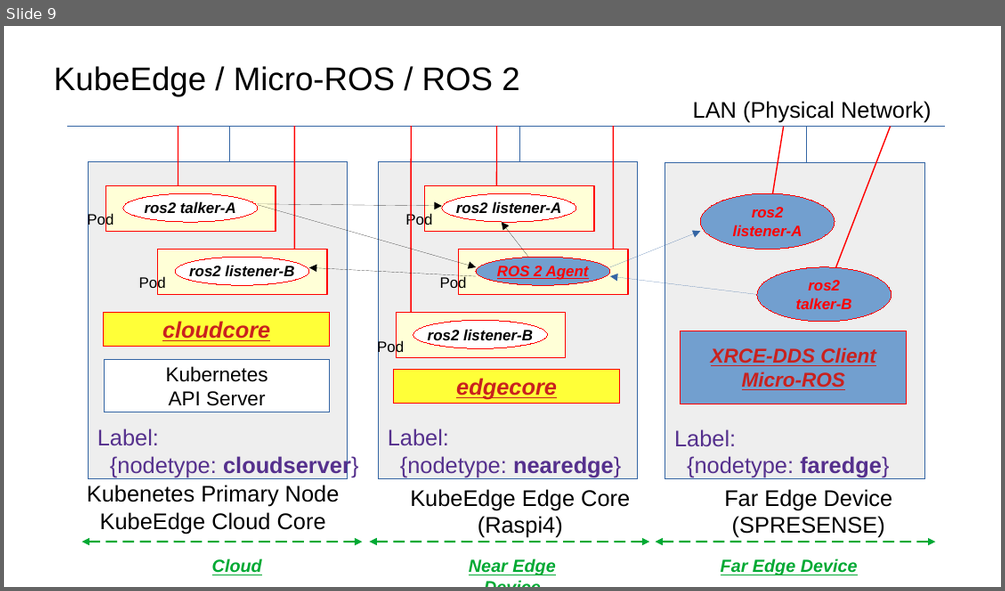
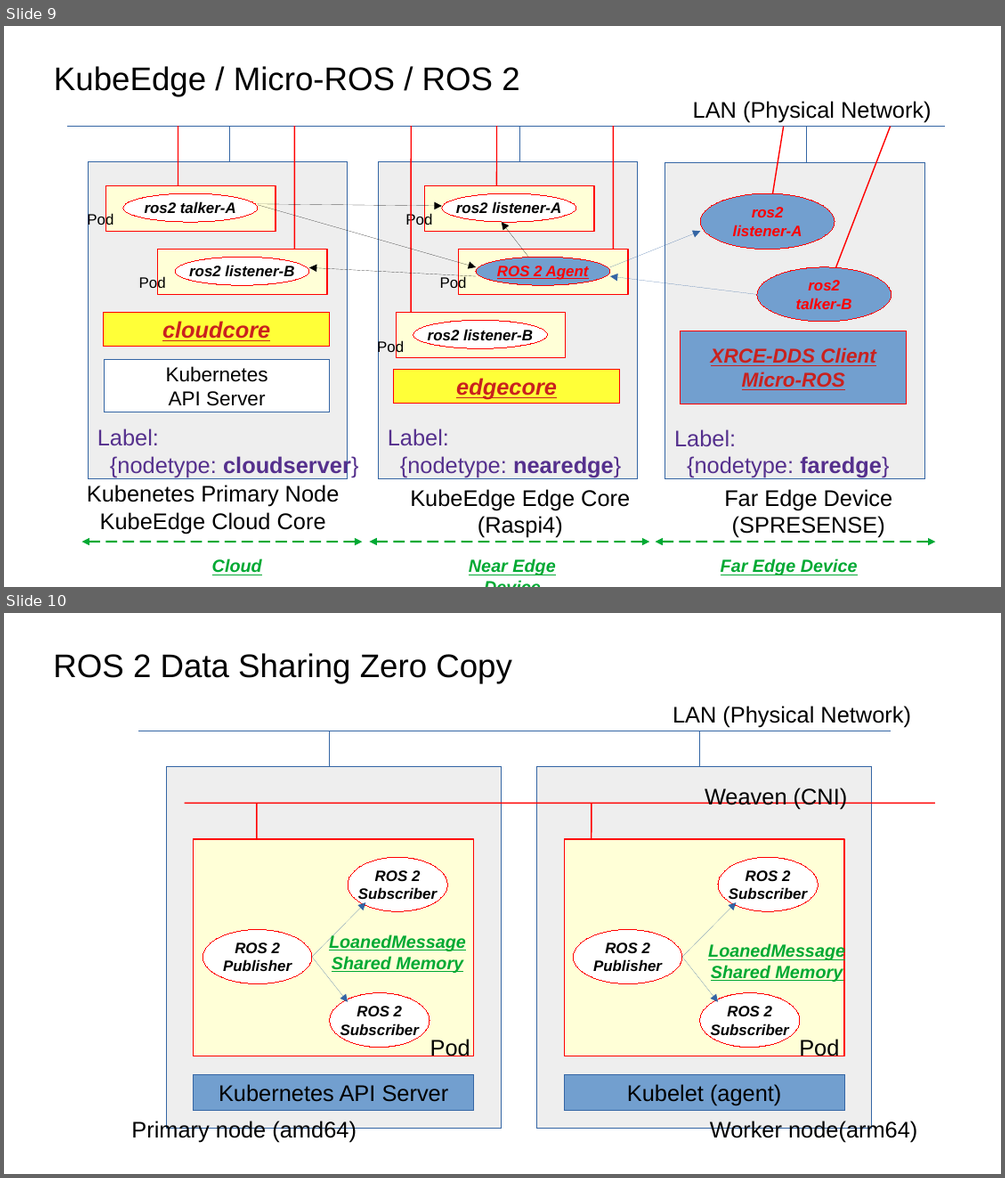
Before and after one commit to fujitatomoya/ros_k8s, a slide deck: images/system_overview.odp. Shown one above the other, each under a label of ours: slide 9 before the commit, slides 9 and 10 after it. The pictures are 1005x591 and 1005x1178 pixels, drawn with LibreOffice and Linux fonts; fonts in the diff are those of the drawing. Boxes give left, top, right and bottom in pixels: in the first picture for what was removed or moved away, otherwise in the second. Text is boxed around its words. In the diff, an @@ line names an element or a change of style, - is before the commit and + after.

Commit message:
add zero copy data sharing tutorial within the pod. (#33)

```diff
--- a/images/system_overview.odp
+++ b/images/system_overview.odp
@@ slide 10 added at bbox=[4, 613, 1001, 1174], background #FFFFFF @@
@@ title added at bbox=[53, 653, 512, 684], 26 pt, text #000000 @@
+ROS 2 Data Sharing Zero Copy
@@ text added at bbox=[672, 706, 911, 728], 18 pt, text #000000 @@
+LAN (Physical Network)
@@ line added from (138, 730) to (890, 730), #3465A4 0 pt @@
@@ line added from (329, 767) to (329, 730), #3465A4 0 pt @@
@@ line added from (700, 767) to (700, 730), #3465A4 0 pt @@
@@ rectangle added at bbox=[166, 767, 501, 1128], fill #EEEEEE, outline #3465A4 0 pt @@
@@ rectangle added at bbox=[537, 767, 872, 1128], fill #EEEEEE, outline #3465A4 0 pt @@
@@ text added at bbox=[704, 787, 848, 810], 18 pt, text #000000 @@
+Weaven (CNI)
@@ line added from (184, 803) to (935, 803), #FF0000 0.99 pt @@
@@ line added from (257, 839) to (257, 803), #FF0000 0.99 pt @@
@@ line added from (591, 839) to (591, 803), #FF0000 0.99 pt @@
@@ rectangle added at bbox=[193, 839, 473, 1056], fill #FFFFD7, outline #FF0000 0.99 pt @@
@@ rectangle added at bbox=[564, 839, 844, 1056], fill #FFFFD7, outline #FF0000 0.99 pt @@
@@ ellipse added at bbox=[348, 857, 448, 911], fill #FFFFFF, outline #FF0000 0 pt, 12 pt, text #000000, bold, italic @@
+ROS 2
+Subscriber
@@ ellipse added at bbox=[718, 857, 818, 911], fill #FFFFFF, outline #FF0000 0 pt, 12 pt, text #000000, bold, italic @@
+ROS 2
+Subscriber
@@ arrow added from (313, 957) to (366, 902), #3465A4 0 pt @@
@@ arrow added from (682, 957) to (736, 902), #3465A4 0 pt @@
@@ ellipse added at bbox=[203, 930, 313, 984], fill #FFFFFF, outline #FF0000 0 pt, 12 pt, text #000000, bold, italic @@
+ROS 2
+Publisher
@@ ellipse added at bbox=[573, 930, 682, 984], fill #FFFFFF, outline #FF0000 0 pt, 12 pt, text #000000, bold, italic @@
+ROS 2
+Publisher
@@ arrow added from (313, 957) to (348, 1002), #3465A4 0 pt @@
@@ text added at bbox=[329, 934, 466, 973], 14 pt, text #00A933, bold, italic, underline @@
+LoanedMessage
+Shared Memory
@@ arrow added from (682, 957) to (718, 1002), #3465A4 0 pt @@
@@ text added at bbox=[708, 943, 845, 981], 14 pt, text #00A933, bold, italic, underline @@
+LoanedMessage
+Shared Memory
@@ ellipse added at bbox=[330, 993, 430, 1047], fill #FFFFFF, outline #FF0000 0 pt, 12 pt, text #000000, bold, italic @@
+ROS 2
+Subscriber
@@ ellipse added at bbox=[700, 993, 800, 1047], fill #FFFFFF, outline #FF0000 0 pt, 12 pt, text #000000, bold, italic @@
+ROS 2
+Subscriber
@@ text added at bbox=[430, 1038, 470, 1056], 18 pt, text #000000 @@
+Pod
@@ text added at bbox=[799, 1038, 839, 1056], 18 pt, text #000000 @@
+Pod
@@ rectangle added at bbox=[193, 1074, 473, 1111], fill #729FCF, outline #3465A4 0 pt, 18 pt, text #000000 @@
+Kubernetes API Server
@@ rectangle added at bbox=[564, 1074, 844, 1111], fill #729FCF, outline #3465A4 0 pt, 18 pt, text #000000 @@
+Kubelet (agent)
@@ text added at bbox=[131, 1119, 356, 1142], 18 pt, text #000000 @@
+Primary node (amd64)
@@ text added at bbox=[710, 1119, 917, 1142], 18 pt, text #000000 @@
+Worker node(arm64)
```
Also in this commit, not shown: 3 other files.
